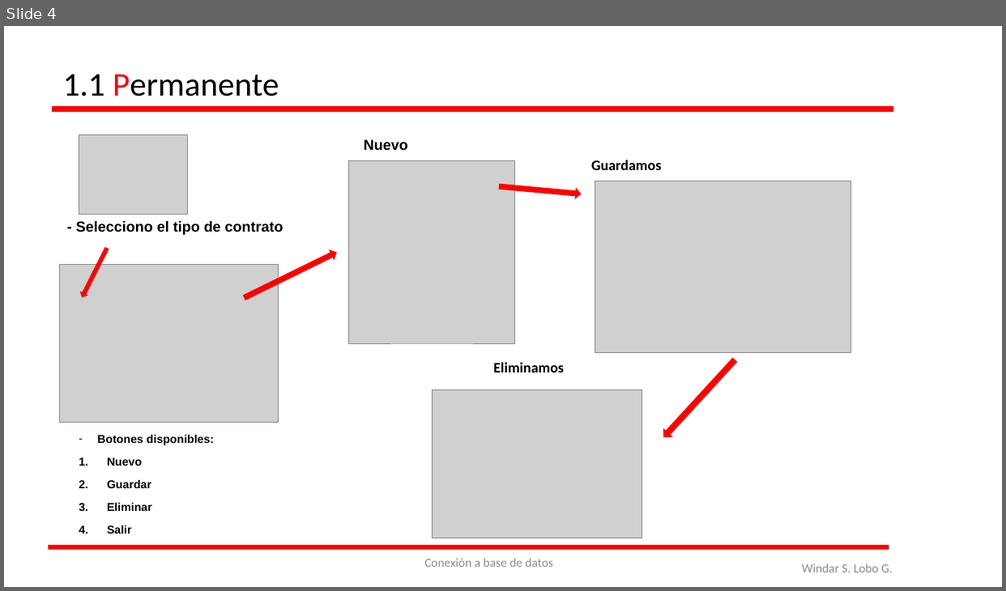
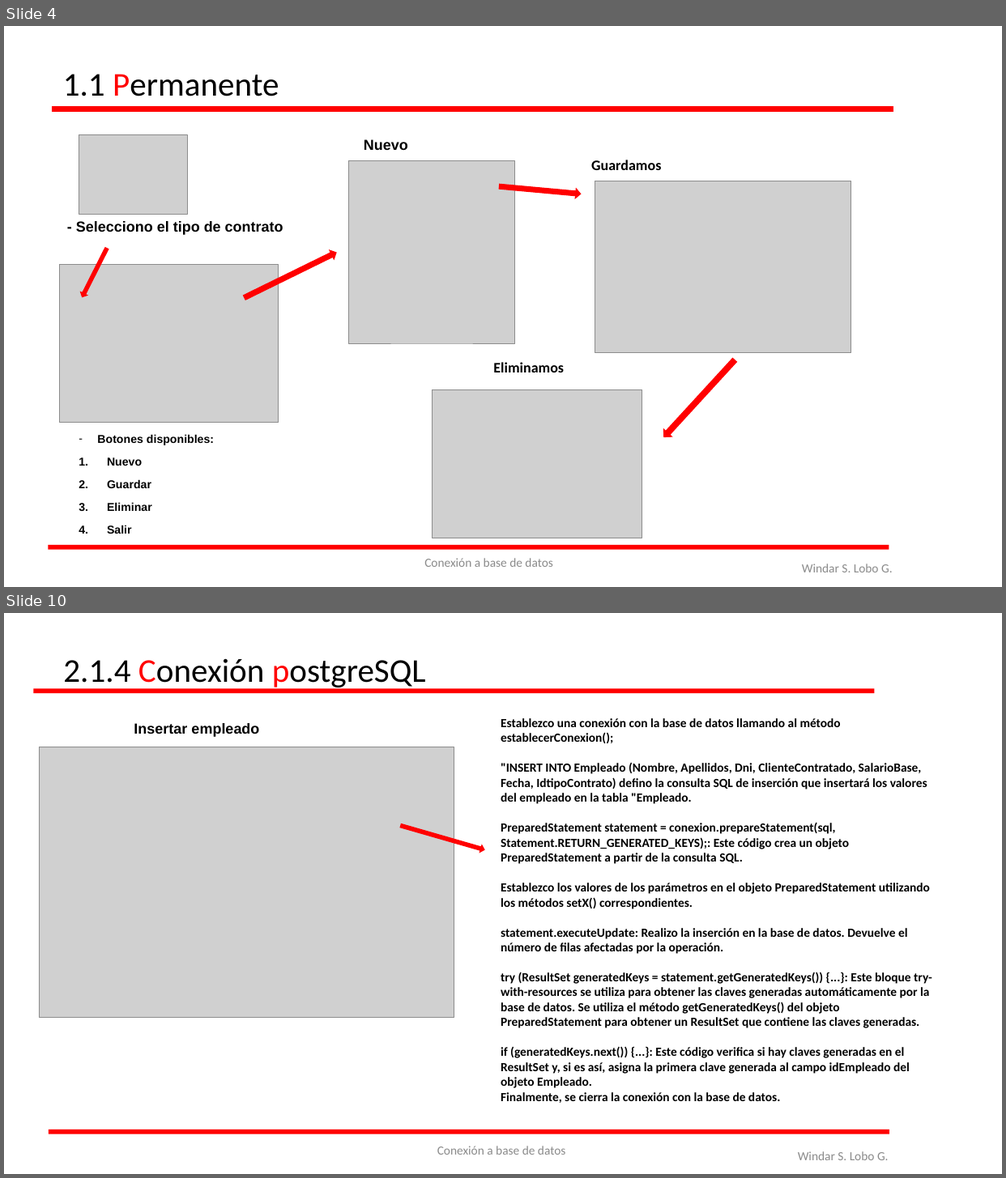
Before and after one commit to WindaLobo/Programacion, a slide deck: Programacion_3_Evaluacion/ConexionSql/BaseDeDatos.pptx. Shown one above the other, each under a label of ours: slide 4 before the commit, slides 4 and 10 after it; the slides between them are not shown. The pictures are 1006x591 and 1006x1178 pixels, drawn with LibreOffice and Linux fonts; fonts in the diff are those of the drawing; grey boxes stand for pictures. Boxes give left, top, right and bottom in pixels: in the first picture for what was removed or moved away, otherwise in the second. Text is boxed around its words. In the diff, an @@ line names an element or a change of style, - is before the commit and + after.

```diff
--- a/Programacion_3_Evaluacion/ConexionSql/BaseDeDatos.pptx
+++ b/Programacion_3_Evaluacion/ConexionSql/BaseDeDatos.pptx
@@ slide 10 added at box(4, 613, 1002, 1174), background #FFFFFF @@
@@ text added at box(63, 658, 426, 691), 32 pt, text #000000 @@
+2.1.4 Conexión postgreSQL
@@ rectangle added at box(33, 688, 874, 693), fill #FF0000 @@
@@ text added at box(134, 723, 259, 737), 14 pt, text #000000, bold @@
+Insertar empleado
@@ text added at box(501, 718, 932, 1103), 12 pt, text #000000, bold @@
+Establezco una conexión con la base de datos llamando al método establecerConexion();
+"INSERT INTO Empleado (Nombre, Apellidos, Dni, ClienteContratado, SalarioBase, Fecha, IdtipoContrato) defino la consulta SQL de inserción que insertará los valores del empleado en la tabla "Empleado.
+PreparedStatement statement = conexion.prepareStatement(sql, Statement.RETURN_GENERATED_KEYS);: Este código crea un objeto PreparedStatement a partir de la consulta SQL.
+Establezco los valores de los parámetros en el objeto PreparedStatement utilizando los métodos setX() correspondientes.
+statement.executeUpdate: Realizo la inserción en la base de datos. Devuelve el número de filas afectadas por la operación.
+try (ResultSet generatedKeys = statement.getGeneratedKeys()) {...}: Este bloque try-with-resources se utiliza para obtener las claves generadas automáticamente por la base de datos. Se utiliza el método getGeneratedKeys() del objeto PreparedStatement para obtener un ResultSet que contiene las claves generadas.
+if (generatedKeys.next()) {...}: Este código verifica si hay claves generadas en el ResultSet y, si es así, asigna la primera clave generada al campo idEmpleado del objeto Empleado.
+Finalmente, se cierra la conexión con la base de datos.
@@ picture added at box(39, 747, 454, 1018) @@
@@ right arrow added at box(400, 823, 485, 854), fill #FF0000, outline #FF0000 1 pt @@
@@ rectangle added at box(49, 1130, 889, 1134), fill #FF0000 @@
@@ text added at box(437, 1146, 565, 1155), 12 pt, text #8C8C8C @@
+Conexión a base de datos
@@ text added at box(798, 1152, 889, 1161), 12 pt, text #8C8C8C @@
+Windar S. Lobo G.
```
Also in this commit, not shown: 8 slides changed, 7 other slides added, 1 slide removed.
